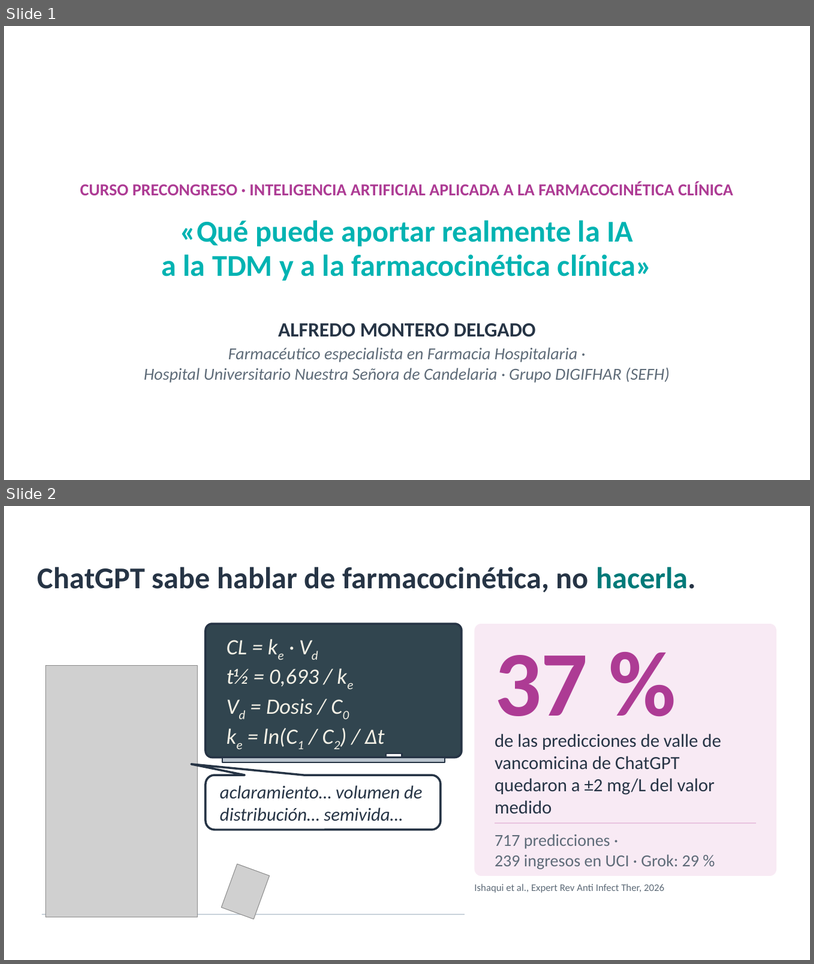
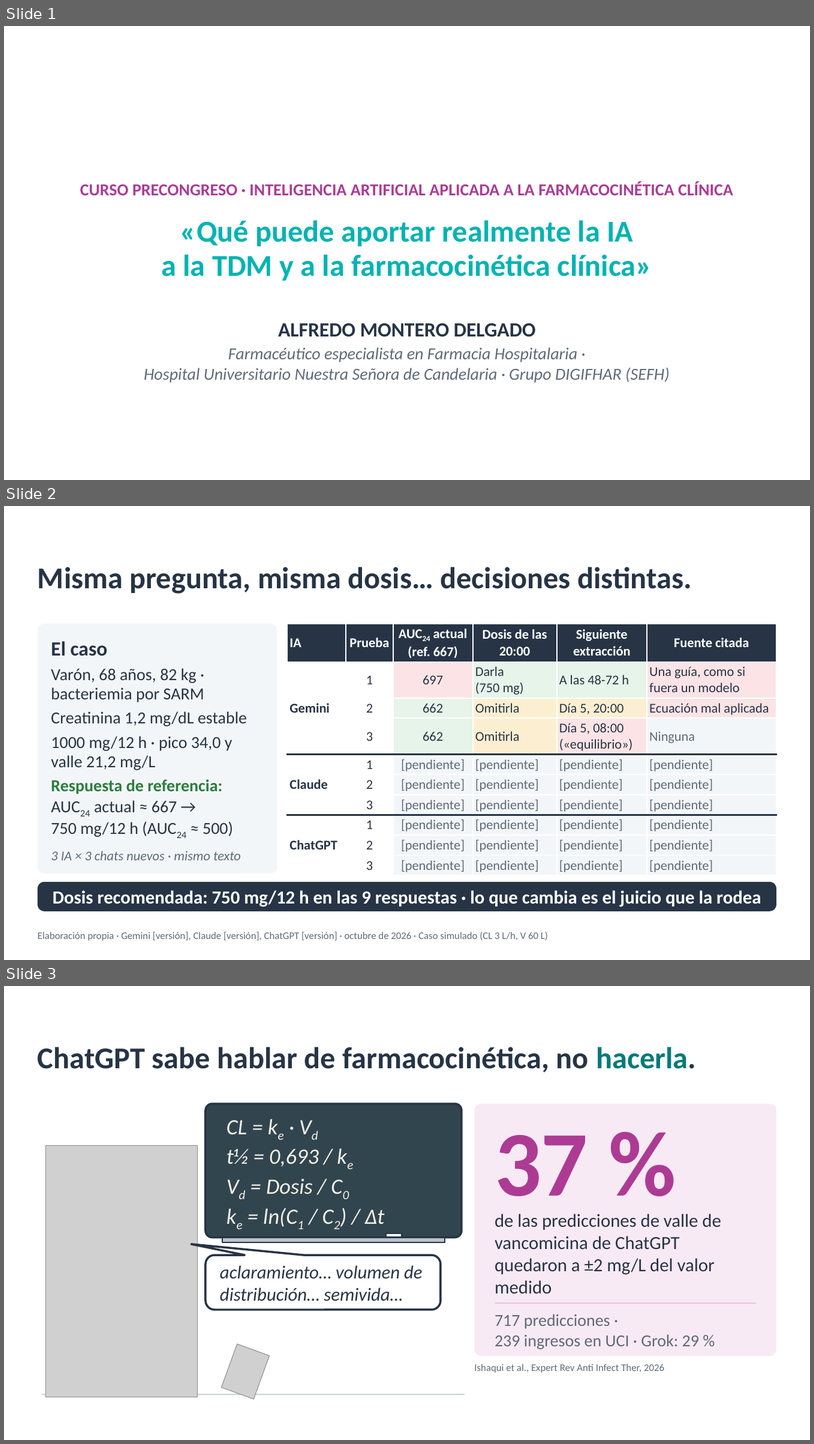
Before and after one commit to amonterodel/academic-pptx-skill, a slide deck: examples/sefh-71-ia-tdm/salida/ponencia-ia-tdm-montero.pptx. Shown one above the other, each under a label of ours: slides 1 and 2 before the commit, slides 1, 2 and 3 after it. The pictures are 814x964 and 814x1444 pixels, drawn with LibreOffice and Linux fonts; fonts in the diff are those of the drawing; grey boxes stand for pictures; background and template pictures are left out. Boxes give left, top, right and bottom in pixels: in the first picture for what was removed or moved away, otherwise in the second. Text is boxed around its words. In the diff, an @@ line names an element or a change of style, - is before the commit and + after.

```diff
--- a/examples/sefh-71-ia-tdm/salida/ponencia-ia-tdm-montero.pptx
+++ b/examples/sefh-71-ia-tdm/salida/ponencia-ia-tdm-montero.pptx
@@ slide 2 added at bbox=[4, 506, 810, 960], background picture (left out) @@
@@ text added at bbox=[38, 567, 692, 594], 36 pt, text #263445, bold @@
+Misma pregunta, misma dosis… decisiones distintas.
@@ rounded rectangle added at bbox=[38, 624, 278, 873], fill #F3F6F9 @@
@@ table added at bbox=[288, 624, 777, 874], 10 rows, 6 columns @@
+IA | Prueba | AUC24 actual (ref. 667) | Dosis de las 20:00 | Siguiente extracción | Fuente citada
+Gemini | 1 | 697 | Darla (750 mg) | A las 48-72 h | Una guía, como si fuera un modelo
+ | 2 | 662 | Omitirla | Día 5, 20:00 | Ecuación mal aplicada
+ | 3 | 662 | Omitirla | Día 5, 08:00 («equilibrio») | Ninguna
+Claude | 1 | [pendiente] | [pendiente] | [pendiente] | [pendiente]
+ | 2 | [pendiente] | [pendiente] | [pendiente] | [pendiente]
+ | 3 | [pendiente] | [pendiente] | [pendiente] | [pendiente]
+ChatGPT | 1 | [pendiente] | [pendiente] | [pendiente] | [pendiente]
+ | 2 | [pendiente] | [pendiente] | [pendiente] | [pendiente]
+ | 3 | [pendiente] | [pendiente] | [pendiente] | [pendiente]
@@ text added at bbox=[51, 641, 247, 837], 20 pt, text #263445 @@
+El caso
+Varón, 68 años, 82 kg · bacteriemia por SARM
+Creatinina 1,2 mg/dL estable
+1000 mg/12 h · pico 34,0 y valle 21,2 mg/L
+Respuesta de referencia: AUC24 actual ≈ 667 → 750 mg/12 h (AUC24 ≈ 500)
@@ text added at bbox=[51, 850, 241, 860], 16 pt, text #5E6B78, italic @@
+3 IA × 3 chats nuevos · mismo texto
@@ rounded rectangle added at bbox=[38, 882, 777, 912], fill #263445, 22 pt, text #FFFFFF, bold @@
+Dosis recomendada: 750 mg/12 h en las 9 respuestas · lo que cambia es el juicio que la rodea
@@ text added at bbox=[38, 931, 548, 940], 12 pt, text #5E6B78 @@
+Elaboración propia · Gemini [versión], Claude [versión], ChatGPT [versión] · octubre de 2026 · Caso simulado (CL 3 L/h, V 60 L)
@@ what was slide 2 is now slide 3 @@
```
Also in this commit, not shown: 5 other files.
